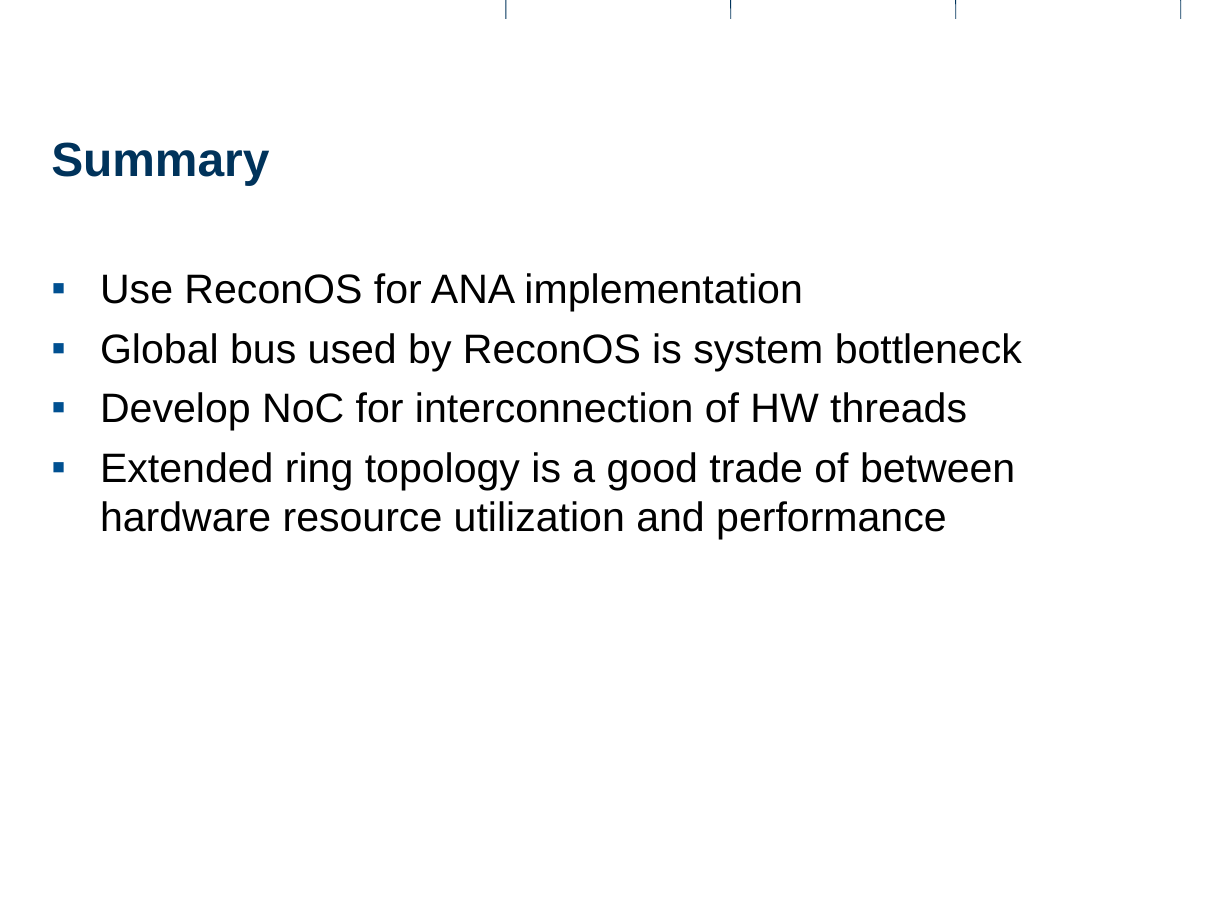
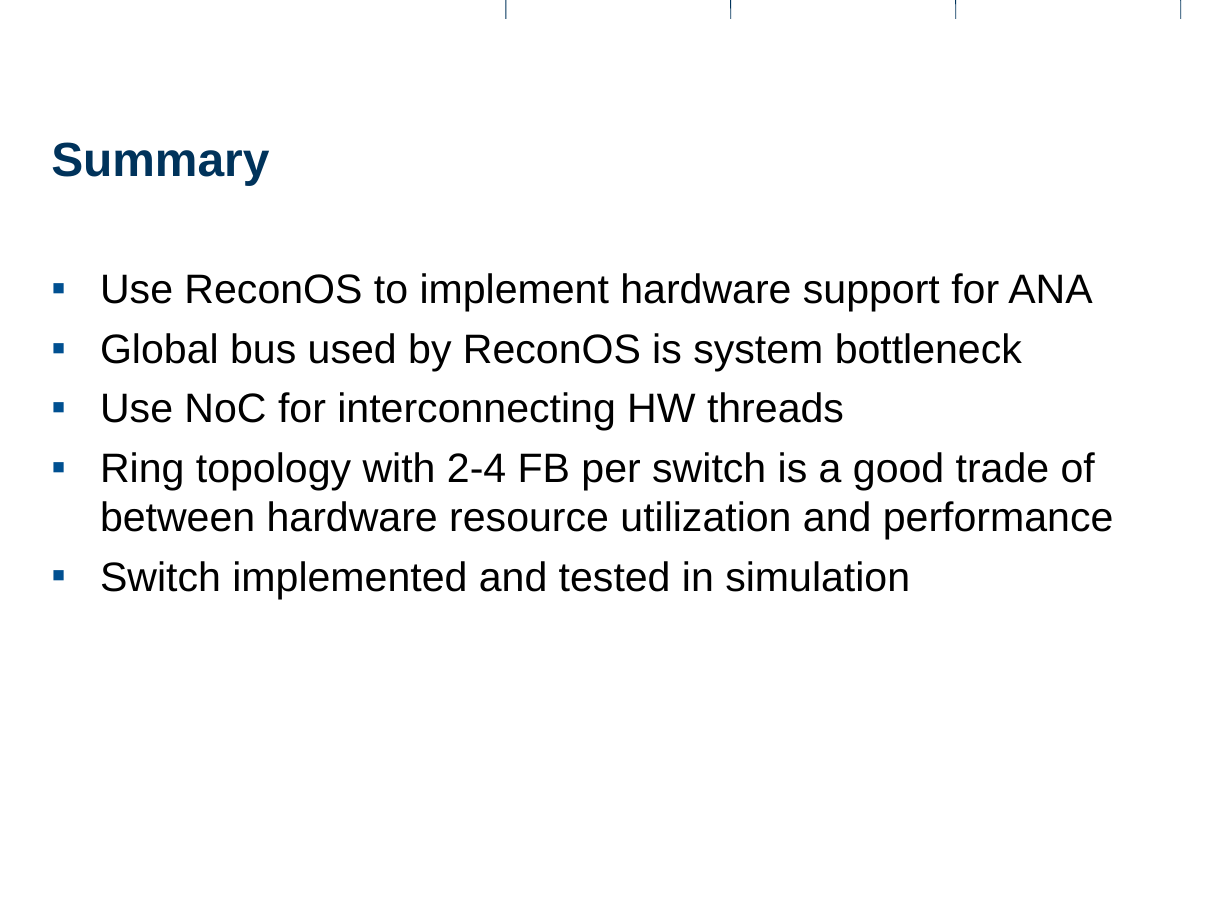
Before and after one commit to rihuber/ma, a slide deck: slide 16 of documents/presentations/intermediate1/intermediate1.odp. Drawn at 1232x924 pixels with LibreOffice and Linux fonts; fonts in the diff are those of the drawing; background and template pictures are left out. Boxes give left, top, right and bottom in pixels: in the first picture for what was removed or moved away, otherwise in the second. Text is boxed around its words. In the diff, an @@ line names an element or a change of style, - is before the commit and + after.

```diff
--- a/documents/presentations/intermediate1/intermediate1.odp
+++ b/documents/presentations/intermediate1/intermediate1.odp
@@ text at <box>100,273,1092,312</box>: text changed @@
-▪ Use ReconOS for ANA implementation
+▪ Use ReconOS to implement hardware support for ANA
@@ text at <box>100,392,1114,599</box>: text changed @@
-▪ Develop NoC for interconnection of HW threads
-▪ Extended ring topology is a good trade of between hardware resource utilization and performance
+▪ Use NoC for interconnecting HW threads
+▪ Ring topology with 2-4 FB per switch is a good trade of between hardware resource utilization and performance
+▪ Switch implemented and tested in simulation
```
Also in this commit, not shown: 10 other slides changed, 5 slides added, 3 slides removed.
